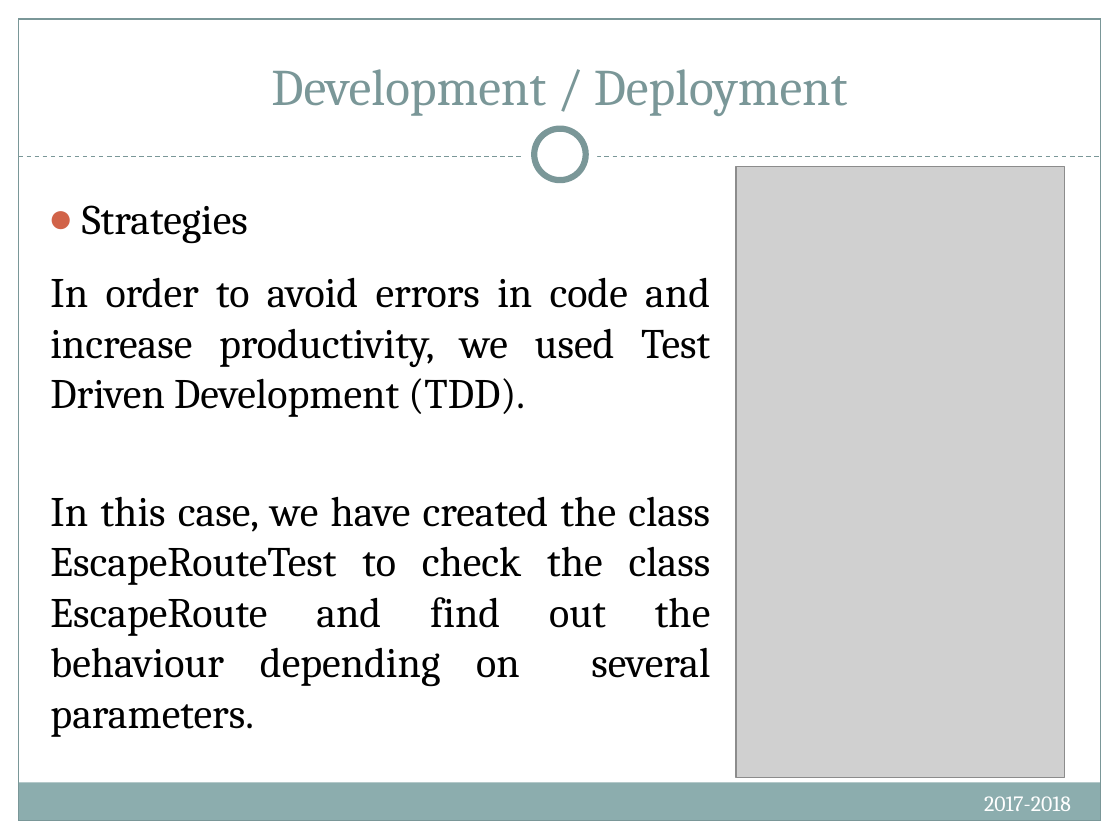
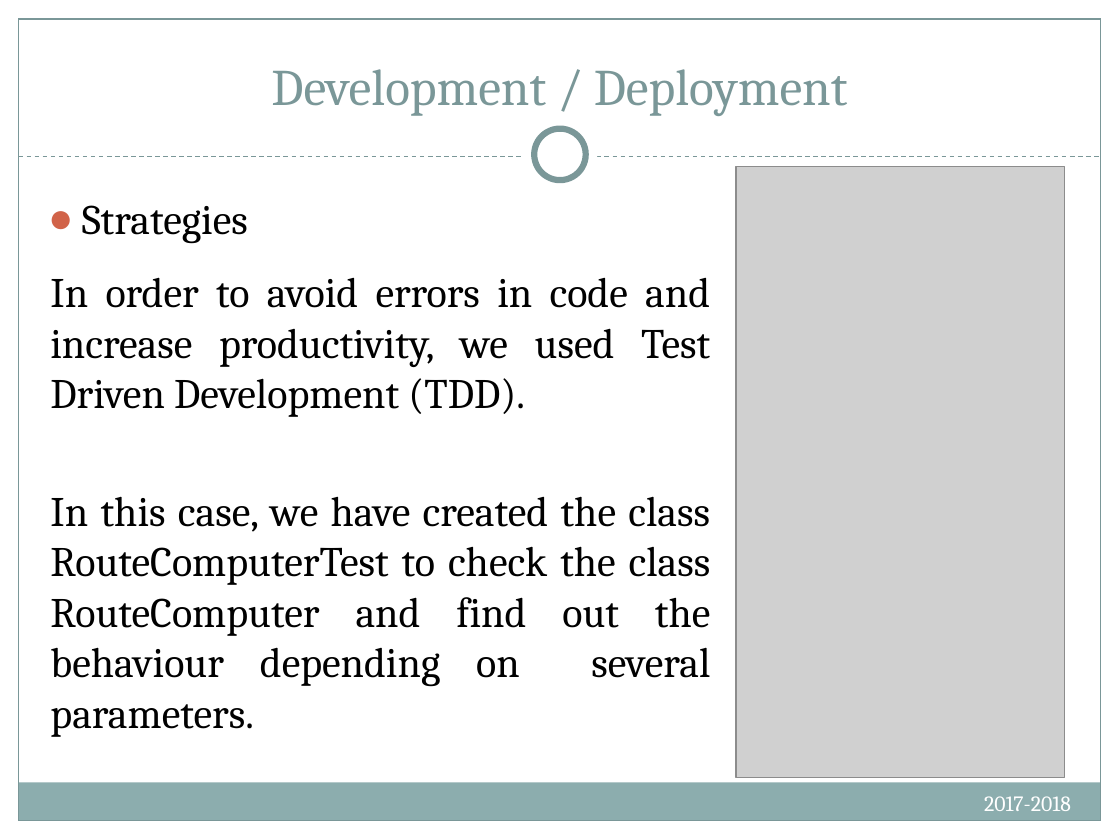
Before and after one commit to kacper97/Escaper, a slide deck: slide 15 of PresentationEscaper.pptx. Drawn at 1120x840 pixels with LibreOffice and Linux fonts; fonts in the diff are those of the drawing; grey boxes stand for pictures. Boxes give left, top, right and bottom in pixels: in the first picture for what was removed or moved away, otherwise in the second. Text is boxed around its words. In the diff, an @@ line names an element or a change of style, - is before the commit and + after.

```diff
--- a/PresentationEscaper.pptx
+++ b/PresentationEscaper.pptx
@@ text at (50,496,711,737): text changed @@
-In this case, we have created the class EscapeRouteTest to check the class EscapeRoute and find out the behaviour depending on several parameters.
+In this case, we have created the class RouteComputerTest to check the class RouteComputer and find out the behaviour depending on several parameters.
```
Also in this commit, not shown: 2 other slides changed.
